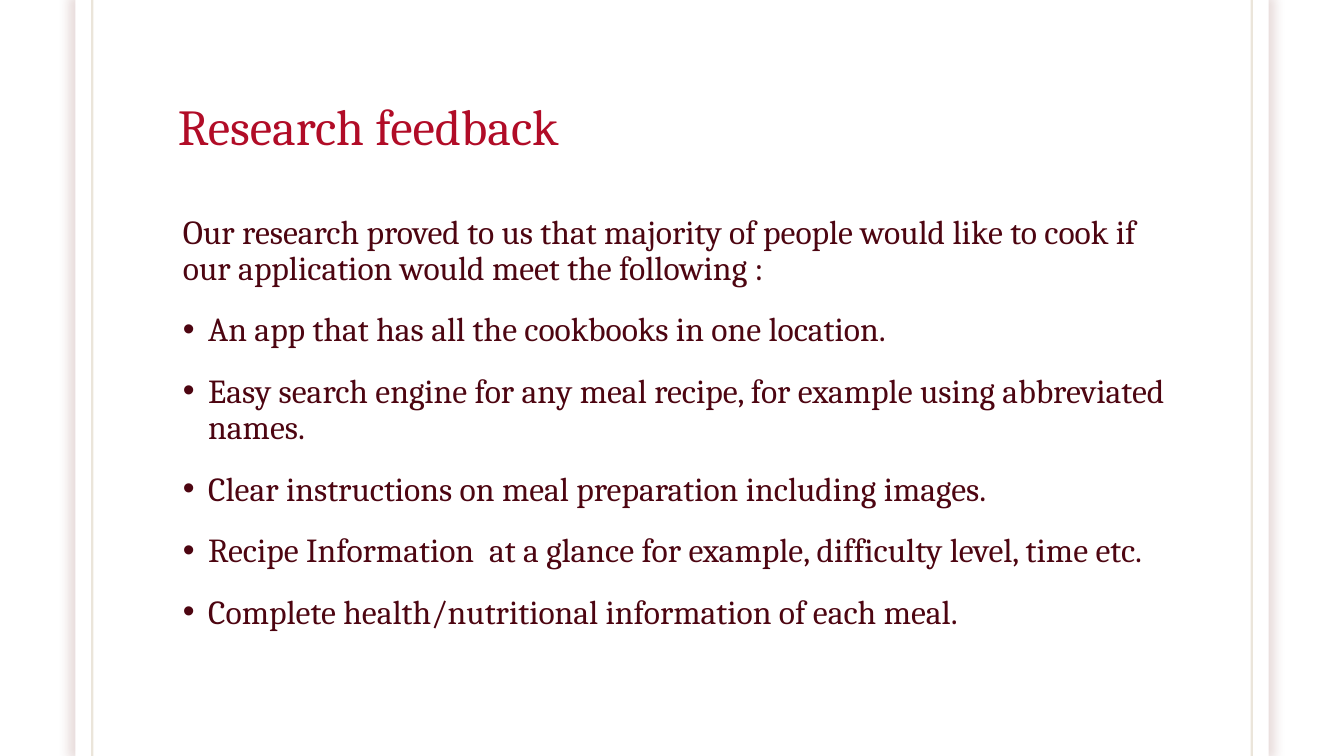
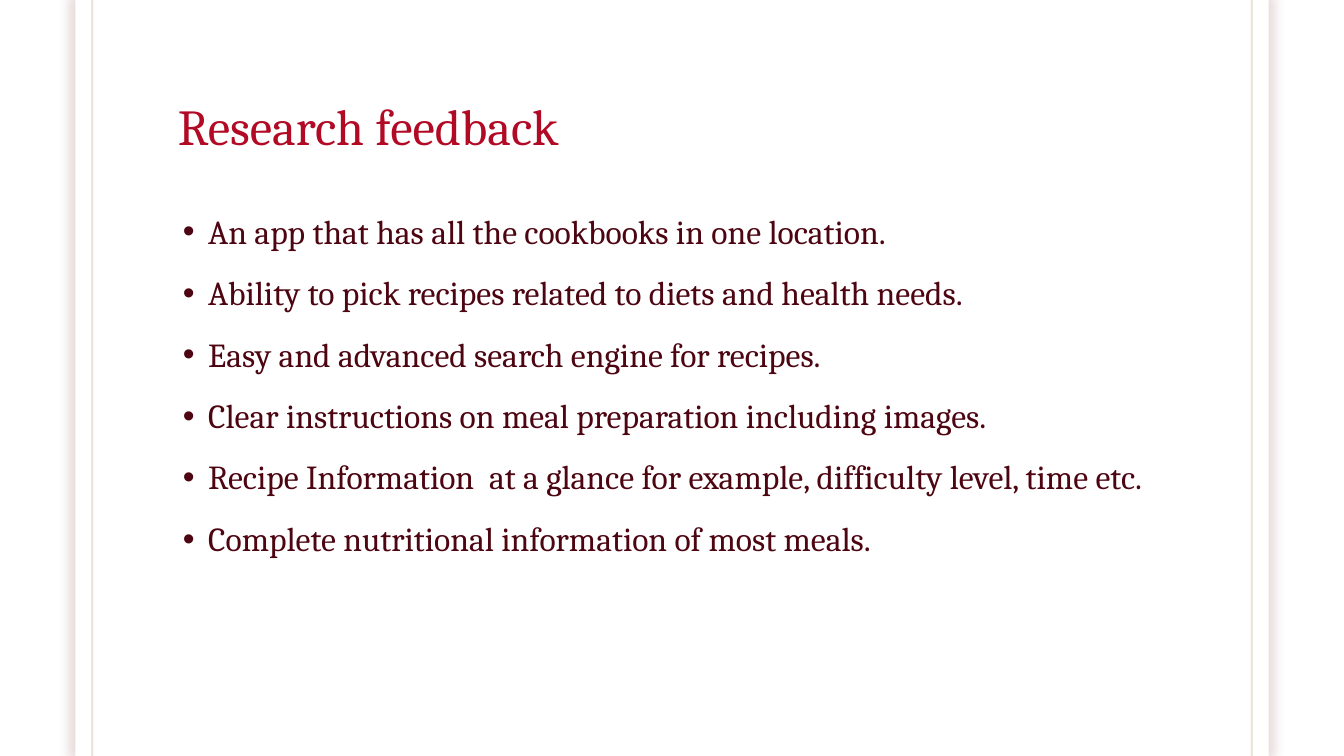
Before and after one commit to brawer88/NewRepo---Capstone, a slide deck: slide 7 of RECIPLEASE.pptx (slide 8 before the commit). Drawn at 1344x756 pixels with LibreOffice and Linux fonts; fonts in the diff are those of the drawing; background and template pictures are left out. Boxes give left, top, right and bottom in pixels: in the first picture for what was removed or moved away, otherwise in the second. Text is boxed around its words. In the diff, an @@ line names an element or a change of style, - is before the commit and + after.

```diff
--- a/RECIPLEASE.pptx
+++ b/RECIPLEASE.pptx
@@ rectangle at <box>76,0,1268,756</box>: shadow changed @@
@@ text at <box>183,220,1136,288</box>: paragraph removed @@
-Our research proved to us that majority of people would like to cook if our application would meet the following :
@@ text at <box>208,220,886,251</box>: less space between paragraphs @@
@@ text at <box>208,281,963,375</box>: text changed @@
-• Easy search engine for any meal recipe, for example using abbreviated names.
+• Ability to pick recipes related to diets and health needs.
+• Easy and advanced search engine for recipes.
@@ text at <box>208,527,871,558</box>: text changed @@
-• Complete health/nutritional information of each meal.
+• Complete nutritional information of most meals.
```
Also in this commit, not shown: 12 other slides changed, 1 slide added, 9 slides removed, 2 other files.
